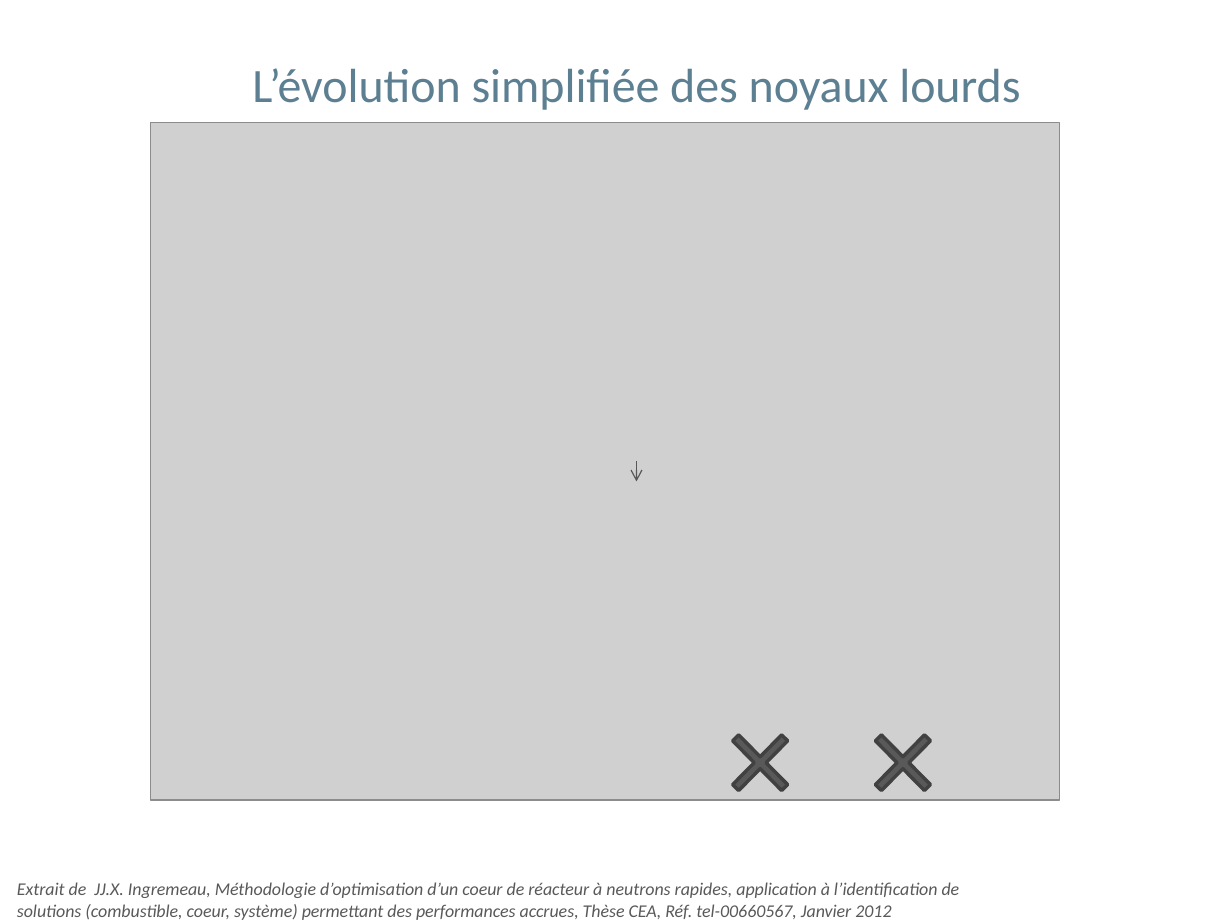
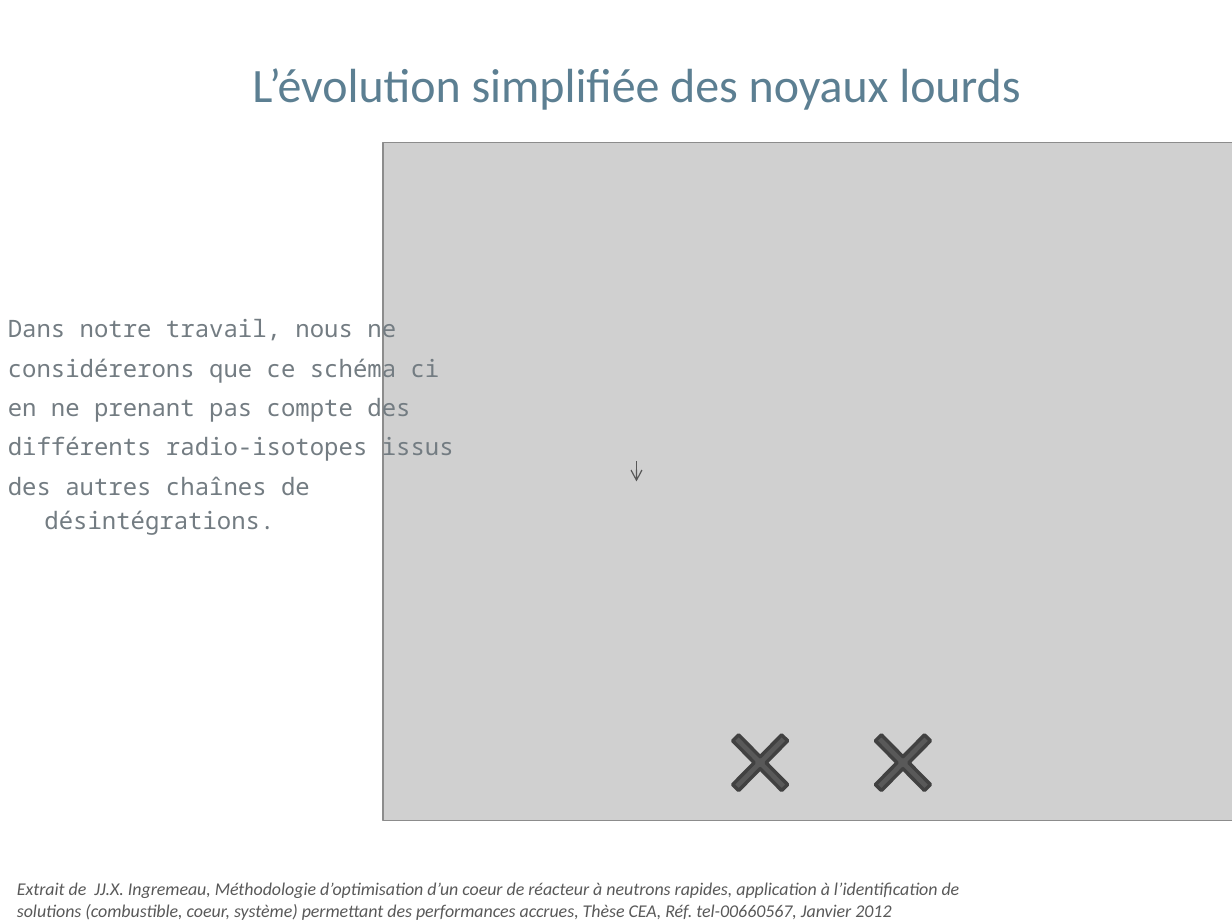
Before and after one commit to phjacquet/physor-smr-fbo, a slide deck: slide 6 of Philippe/PHR-FBO-L1_Mod.Epuis.pptx. Drawn at 1232x924 pixels with LibreOffice and Linux fonts; fonts in the diff are those of the drawing; grey boxes stand for pictures; background and template pictures are left out. Boxes give left, top, right and bottom in pixels: in the first picture for what was removed or moved away, otherwise in the second. Text is boxed around its words. In the diff, an @@ line names an element or a change of style, - is before the commit and + after.

```diff
--- a/Philippe/PHR-FBO-L1_Mod.Epuis.pptx
+++ b/Philippe/PHR-FBO-L1_Mod.Epuis.pptx
@@ picture: place and size @@
-picture at (150,122,1060,800)
+picture at (383,143,1232,821)
@@ text added at (8,315,454,495), 14 pt, text #737C82 @@
+Dans notre travail, nous ne
+considérerons que ce schéma ci
+en ne prenant pas compte des
+différents radio-isotopes issus
+des autres chaînes de désintégrations.
```
Also in this commit, not shown: 14 other slides changed, 3 slides added, 2 other files.
